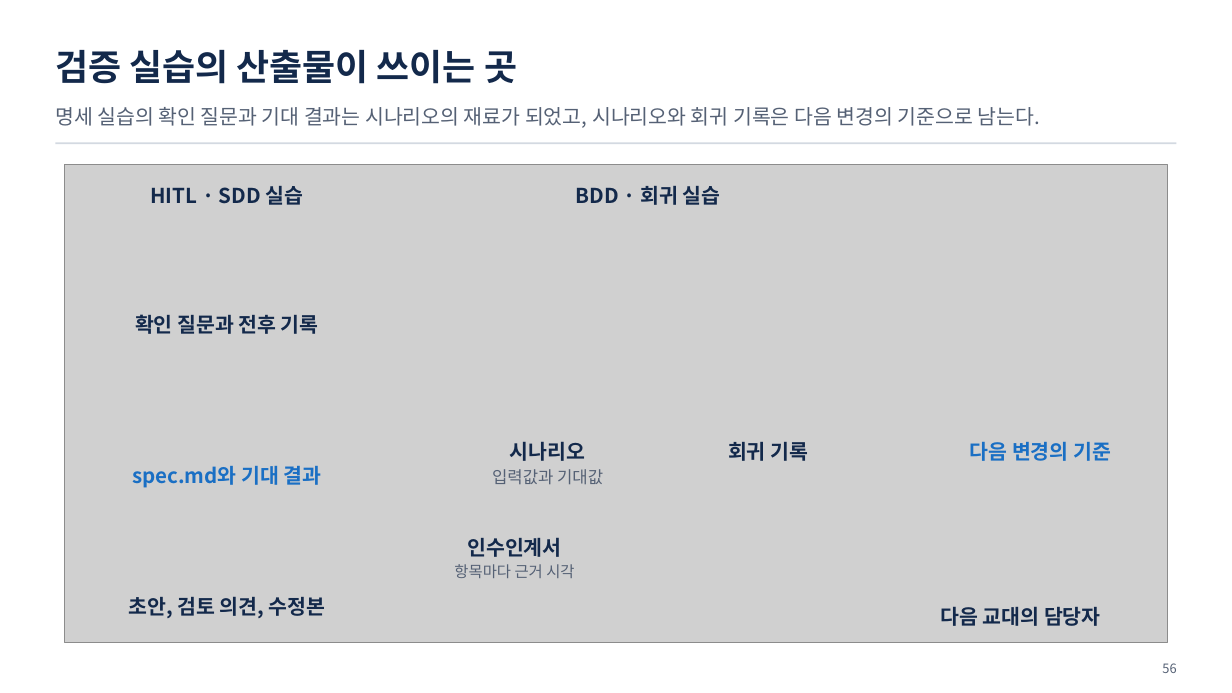
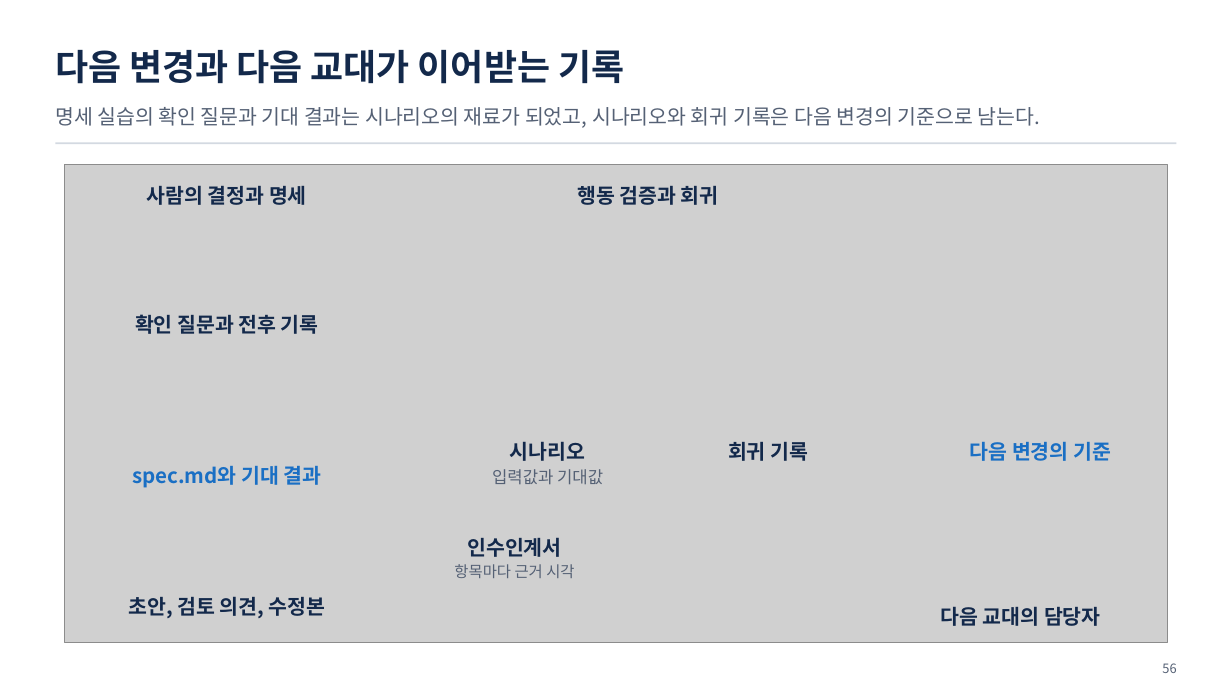
Before and after one commit to uengine-oss/hyd-iot-edu, a slide deck: slide 56 of workspace/강의제작/산출물/통합반/이론/08회차/통합반_08일차.pptx. Drawn at 1232x693 pixels with LibreOffice and Linux fonts; fonts in the diff are those of the drawing; grey boxes stand for pictures. Boxes give left, top, right and bottom in pixels: in the first picture for what was removed or moved away, otherwise in the second. Text is boxed around its words. In the diff, an @@ line names an element or a change of style, - is before the commit and + after.

```diff
--- a/workspace/강의제작/산출물/통합반/이론/08회차/통합반_08일차.pptx
+++ b/workspace/강의제작/산출물/통합반/이론/08회차/통합반_08일차.pptx
@@ text at box(55, 50, 624, 84): text changed @@
-검증 실습의 산출물이 쓰이는 곳
+다음 변경과 다음 교대가 이어받는 기록
@@ text at box(147, 185, 307, 205): text changed @@
-HITL · SDD 실습
+사람의 결정과 명세
@@ text at box(577, 186, 719, 205): text changed @@
-BDD · 회귀 실습
+행동 검증과 회귀
```
Also in this commit, not shown: 7 other slides changed, 6 other files.
